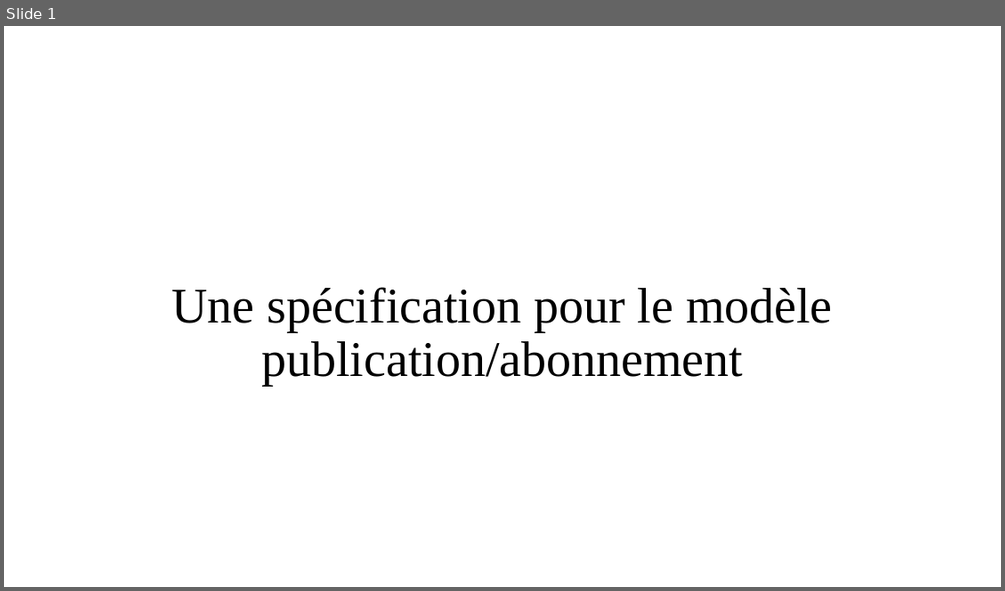
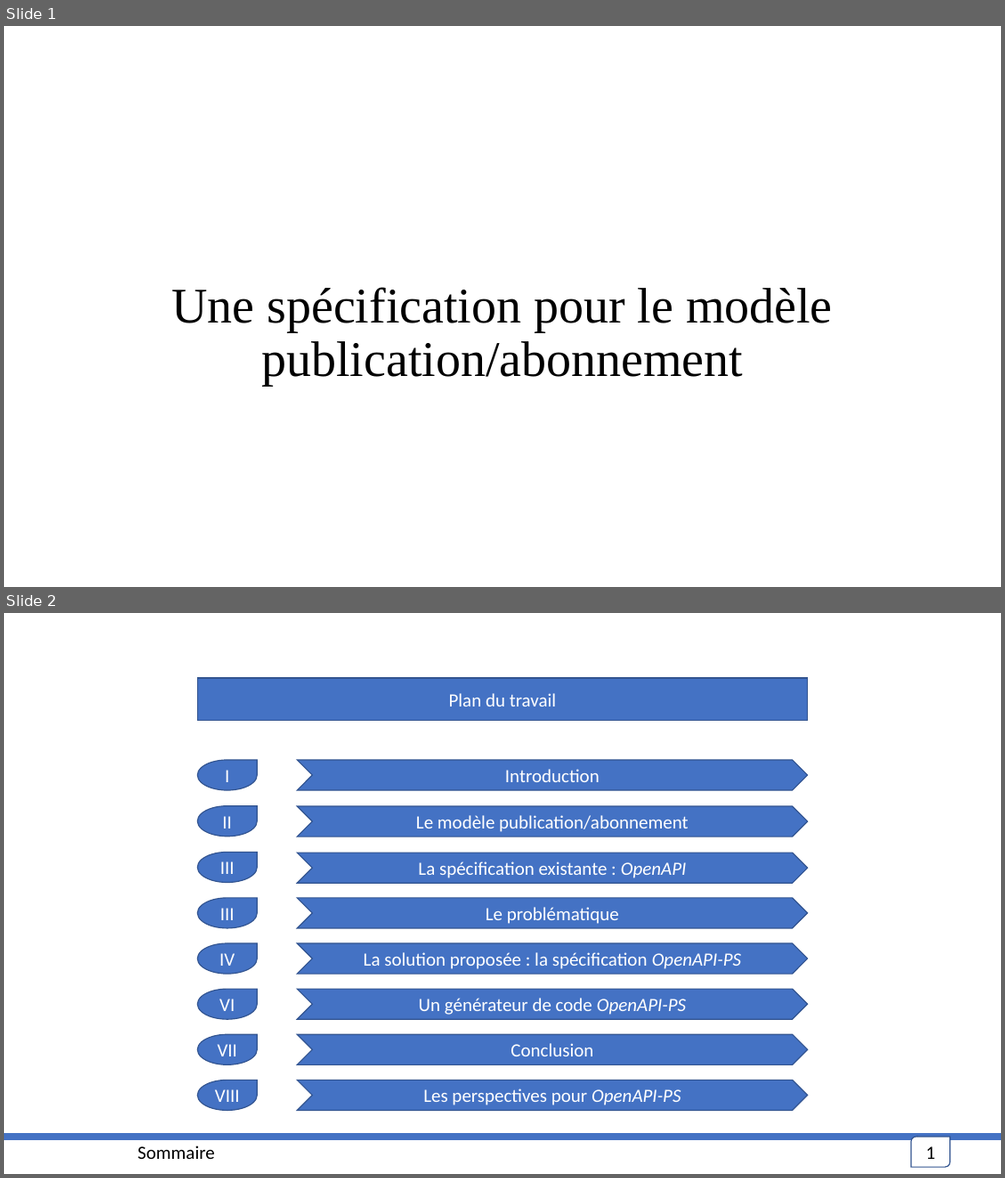
Before and after one commit to OA-Souleymane/MyGitHub-Files, a slide deck: Chapitres/mémoire/PrésentationMémoire.pptx. Shown one above the other, each under a label of ours: slide 1 before the commit, slides 1 and 2 after it. The pictures are 1005x591 and 1005x1178 pixels, drawn with LibreOffice and Linux fonts; fonts in the diff are those of the drawing. Boxes give left, top, right and bottom in pixels: in the first picture for what was removed or moved away, otherwise in the second. Text is boxed around its words. In the diff, an @@ line names an element or a change of style, - is before the commit and + after.

```diff
--- a/Chapitres/mémoire/PrésentationMémoire.pptx
+++ b/Chapitres/mémoire/PrésentationMémoire.pptx
@@ slide 2 added at <box>4,613,1001,1174</box>, background #FFFFFF @@
@@ rectangle added at <box>198,678,808,721</box>, fill #4472C4, outline #325491 1 pt, 18 pt, text #FFFFFF @@
+Plan du travail
@@ teardrop added at <box>198,760,258,790</box>, fill #4472C4, outline #325491 1 pt, 18 pt, text #FFFFFF @@
+I
@@ chevron added at <box>297,760,808,790</box>, fill #4472C4, outline #325491 1 pt, 18 pt, text #FFFFFF @@
+Introduction
@@ teardrop added at <box>198,806,258,836</box>, fill #4472C4, outline #325491 1 pt, 18 pt, text #FFFFFF @@
+II
@@ chevron added at <box>297,806,808,836</box>, fill #4472C4, outline #325491 1 pt, 18 pt, text #FFFFFF @@
+Le modèle publication/abonnement
@@ teardrop added at <box>198,852,258,883</box>, fill #4472C4, outline #325491 1 pt, 18 pt, text #FFFFFF @@
+III
@@ chevron added at <box>297,852,808,883</box>, fill #4472C4, outline #325491 1 pt, 18 pt, text #FFFFFF @@
+La spécification existante : OpenAPI
@@ teardrop added at <box>198,898,258,929</box>, fill #4472C4, outline #325491 1 pt, 18 pt, text #FFFFFF @@
+III
@@ chevron added at <box>297,898,808,929</box>, fill #4472C4, outline #325491 1 pt, 18 pt, text #FFFFFF @@
+Le problématique
@@ teardrop added at <box>198,943,258,974</box>, fill #4472C4, outline #325491 1 pt, 18 pt, text #FFFFFF @@
+IV
@@ chevron added at <box>297,943,808,974</box>, fill #4472C4, outline #325491 1 pt, 18 pt, text #FFFFFF @@
+La solution proposée : la spécification OpenAPI-PS
@@ teardrop added at <box>198,989,258,1020</box>, fill #4472C4, outline #325491 1 pt, 18 pt, text #FFFFFF @@
+VI
@@ chevron added at <box>297,989,808,1020</box>, fill #4472C4, outline #325491 1 pt, 18 pt, text #FFFFFF @@
+Un générateur de code OpenAPI-PS
@@ teardrop added at <box>198,1034,258,1064</box>, fill #4472C4, outline #325491 1 pt, 18 pt, text #FFFFFF @@
+VII
@@ chevron added at <box>297,1034,808,1064</box>, fill #4472C4, outline #325491 1 pt, 18 pt, text #FFFFFF @@
+Conclusion
@@ teardrop added at <box>198,1079,258,1111</box>, fill #4472C4, outline #325491 1 pt, 18 pt, text #FFFFFF @@
+VIII
@@ chevron added at <box>297,1079,808,1111</box>, fill #4472C4, outline #325491 1 pt, 18 pt, text #FFFFFF @@
+Les perspectives pour OpenAPI-PS
@@ line added from (4, 1136) to (1001, 1136), #4472C4 6 pt @@
@@ rectangle added at <box>13,1136,340,1167</box>, fill #FFFFFF, 18 pt, text #000000 @@
+Sommaire
@@ round diag rect added at <box>911,1136,950,1167</box>, fill #FFFFFF, outline #325491 1 pt, 18 pt, text #000000 @@
+1
```
Also in this commit, not shown: 7 slides changed, 10 other slides added, 6 other files.
